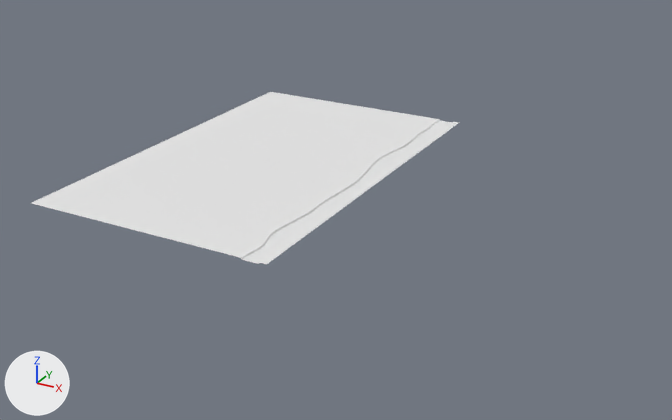
One commit to the OBJ model Assets/Prefabs/Roads/straight4.obj: the scene before it, then after it.
Camera for both pictures: a 50 mm camera at (164.0, -297.0, 132.0) aimed at (5.0, -8.0, -12.0). Every picture has the same lights, and +X, +Y and +Z are marked at lower left. Where no turn or scale is listed for an object, it has been applied to the vertices.

The first picture shows 'Plane.015_Plane.016'.
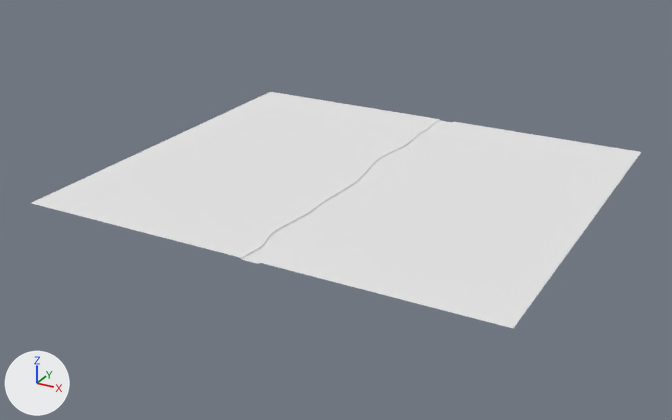
Boxes [x1, y1, x2, y2] around the edits, measured in the pictures (672 x 420 px; the box of a moved part takes in the faces that stretch with it):
'Plane.015_Plane.016', reshaped (42% wider, 37% taller)
    before: [32, 92, 460, 264]
    after: [32, 92, 641, 328]
part 1 of me_plane_015_plane_016, moved or reshaped
    before: [263, 122, 460, 264]
    after: [263, 122, 641, 328]

The change, as a diff of the scene's bpy script:
```diff
--- a/Assets/Prefabs/Roads/straight4.obj.py
+++ b/Assets/Prefabs/Roads/straight4.obj.py
@@ me_plane_015_plane_016 @@
 me_plane_015_plane_016.from_pydata(...)  # 378 vertices, 332 faces; spans x -80.0..20.0, y -80.0..80.0, z -1.0..0.0
 # used by ob_plane_015_plane_016; location = (0.0, 0.0, 0.0)
+# me_plane_015_plane_016 part 1: all 37 vertices in x 20.0, y -80.0..80.0, z 0.0 are moved by (80.0, 0.0, 0.0)
 me_plane_015_plane_016.materials.append(mat_none)
```
